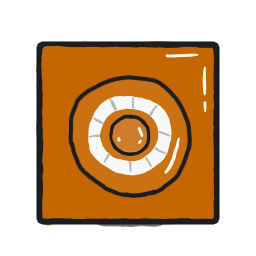
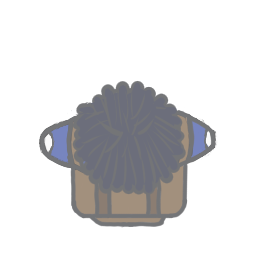
Layer changes from the first 256x256 image to the second:
renamed "Group 20" to "TrafficCone", hid the group it (4 layers) over (36, 41, 220, 226)
